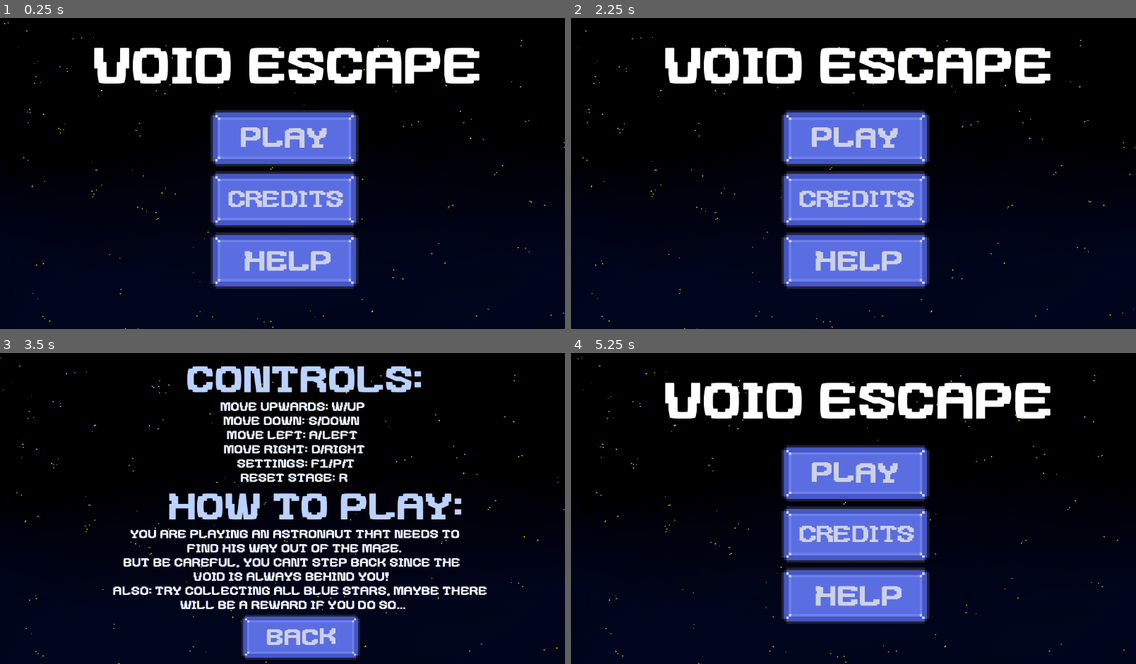
Above: before the commit, frames 1-4 (two rows, left to right).
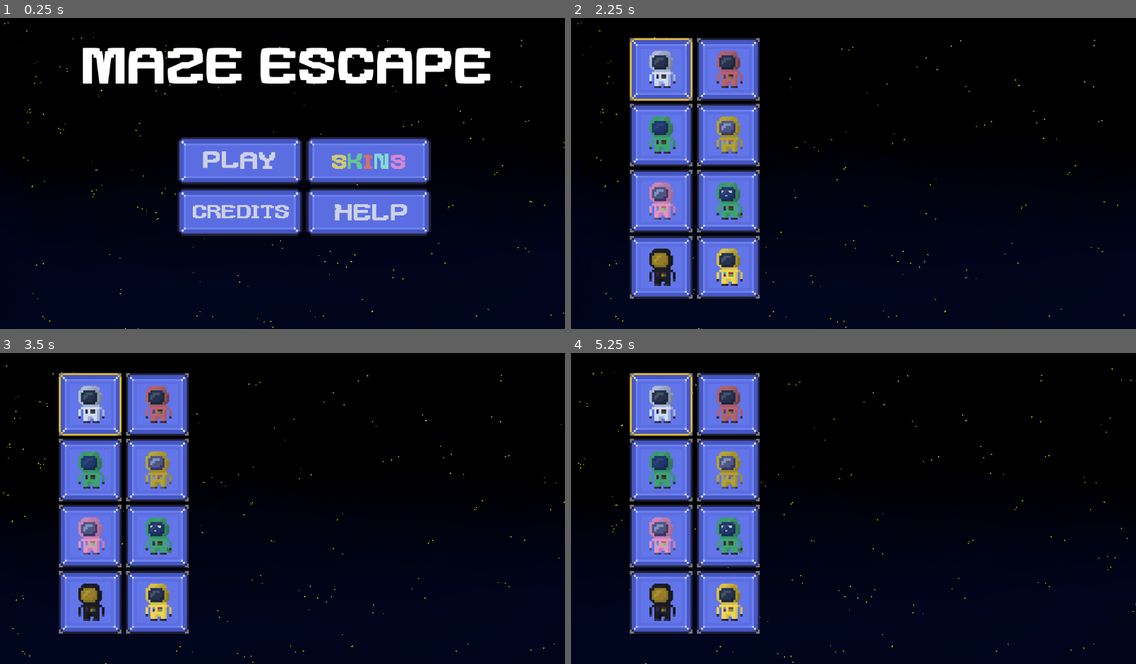
Above: after the commit, the same moments.

Repository: ilsyxn/void-escape
Game: Godot game, scene res://main-menu/main.tscn
Two runs of this game, one before a commit and one after it. Both use one fixed random seed, a clock stepped at 60 frames per second and the inputs below. The engine's default icon, where the game draws it, is replaced by a stand-in: a white triangle on a blue panel in a dark square.
Inputs (mouse positions are in pixels of both pictures, inside the frame that each line leads up to; where the layout moved, square brackets give the same spot in the first picture):
- Up to frame 1 (0.25 s): no input
- Up to frame 2 (2.25 s): click (808, 210) [853, 198] at 0.5 s; click (864, 263) at 1.25 s; click (938, 161) at 2.02 s
- Up to frame 3 (3.5 s): click (282, 595) at 2.77 s
- Up to frame 4 (5.25 s): click (870, 636) at 3.52 s; click (853, 474) at 4.27 s; click (870, 608) at 5.02 s

The runs differ from the first frame. In frame 1, 23% of the frame differs, in the area x 14-87%, y 9-88%; in frame 2, 36%; in frame 3, 33%; in frame 4, 36%, in the area x 1-100%, y 1-100%.

Commit message:
Shop angefangen

Diff:
--- /dev/null
+++ b/assets/audio_stream_player_2d.gd
@@ -0,0 +1,22 @@
+extends AudioStreamPlayer2D
+
+var muted = false
+@onready var staerke = volume_db
+# Called when the node enters the scene tree for the first time.
+func _ready():
+	pass # Replace with function body.
+
+
+# Called every frame. 'delta' is the elapsed time since the previous frame.
+func _process(delta):
+	pass
+
+func _unhandled_input(event):
+		if event.is_action_pressed("mute"):
+			if !muted:
+				staerke = volume_db
+				volume_db = -80
+				muted = true
+			elif muted:
+				volume_db = staerke
+				muted = false
--- a/assets/audio_stream_player_2d.tscn
+++ b/assets/audio_stream_player_2d.tscn
@@ -1,8 +1,10 @@
-[gd_scene load_steps=2 format=3 uid="uid://gn6ob3e8fh87"]
+[gd_scene load_steps=3 format=3 uid="uid://gn6ob3e8fh87"]
 
 [ext_resource type="AudioStream" uid="uid://cl44u6hiuikw4" path="res://assets/ui/void-theme.wav" id="1_qgmkn"]
+[ext_resource type="Script" path="res://assets/audio_stream_player_2d.gd" id="2_ndxa0"]
 
 [node name="AudioStreamPlayer2D" type="AudioStreamPlayer2D"]
 stream = ExtResource("1_qgmkn")
 volume_db = 10.0
 autoplay = true
+script = ExtResource("2_ndxa0")
--- a/assets/tilemap.tres
+++ b/assets/tilemap.tres
@@ -1,8 +1,8 @@
 [gd_resource type="TileSet" load_steps=22 format=3 uid="uid://ofabqlexnqyd"]
 
 [ext_resource type="Texture2D" uid="uid://bybe141iet7t5" path="res://assets/walls.png" id="1_ikhc6"]
-[ext_resource type="Texture2D" uid="uid://c1tf5xvc0wlgi" path="res://assets/character.png" id="2_mulo0"]
-[ext_resource type="Texture2D" uid="uid://dhcsyklmgc7vw" path="res://assets/reward.png" id="3_0qi2v"]
+[ext_resource type="Texture2D" uid="uid://c1tf5xvc0wlgi" path="res://assets/skins/character.png" id="2_mulo0"]
+[ext_resource type="Texture2D" uid="uid://dhcsyklmgc7vw" path="res://assets/skins/reward.png" id="3_0qi2v"]
 [ext_resource type="Texture2D" uid="uid://bojeo7jn1oj78" path="res://assets/walkable.png" id="3_ischc"]
 [ext_resource type="Texture2D" uid="uid://kt6566k2kt3p" path="res://assets/vent.png" id="4_hscha"]
 [ext_resource type="Texture2D" uid="uid://cuk4drn5j60k" path="res://assets/goal1.png" id="5_1smix"]
--- a/assets/ui/hslider.gd
+++ b/assets/ui/hslider.gd
@@ -1,6 +1,8 @@
 extends HSlider
 @export var bus_name : String
 var bus_index: int
+var muted = false
+@onready var staerke = value
 
 # Called when the node enters the scene tree for the first time.
 func _ready():
--- a/main-menu/credits.tscn
+++ b/main-menu/credits.tscn
@@ -32,7 +32,7 @@
 theme_override_fonts/font = ExtResource("2_qfji6")
 theme_override_font_sizes/font_size = 25
 text = "
-                       Authors: Daniel Lehmann, Ileyan Al Jaaf, Yannick Alexander Alsleben
+                                                      Authors: ilsyxn, daniboy03, yannibroth
 
                                                                             font: 1001fonts.com
 
--- a/main-menu/main.gd
+++ b/main-menu/main.gd
@@ -15,3 +15,7 @@
 
 func _on_help_pressed():
 	get_tree().change_scene_to_file("res://main-menu/help_menu.tscn")
+
+
+func _on_skins_pressed():
+	get_tree().change_scene_to_file("res://main-menu/skins.tscn")
--- a/main-menu/main.tscn
+++ b/main-menu/main.tscn
@@ -6,6 +6,7 @@
 [ext_resource type="Texture2D" uid="uid://cbpacxkbolutw" path="res://assets/buttons/play.png" id="4_sy6vp"]
 [ext_resource type="Texture2D" uid="uid://cod2mt545cusy" path="res://assets/buttons/credits.png" id="5_5p3ea"]
 [ext_resource type="Texture2D" uid="uid://btcywrpalqh3" path="res://assets/buttons/play-pressed.png" id="5_j8xf5"]
+[ext_resource type="Texture2D" uid="uid://byaocxy2qrubc" path="res://assets/skin-button.png" id="6_47tk5"]
 [ext_resource type="Texture2D" uid="uid://bsxiytx56pjc0" path="res://assets/buttons/credits-pressed.png" id="7_l1t1k"]
 [ext_resource type="Texture2D" uid="uid://cr76rfr8ihm61" path="res://assets/buttons/help.png" id="8_klbfv"]
 [ext_resource type="Texture2D" uid="uid://1prwvn67u1cy" path="res://assets/buttons/help-pressed.png" id="9_qr0ql"]
@@ -29,30 +30,41 @@
 size_flags_vertical = 1
 theme_override_fonts/font = ExtResource("3_iqkhg")
 theme_override_font_sizes/font_size = 110
-text = "Void Escape"
+text = "maze Escape"
 
 [node name="VBoxContainer" type="VBoxContainer" parent="."]
-offset_left = 429.0
-offset_top = 201.0
-offset_right = 550.0
-offset_bottom = 347.0
-scale = Vector2(2.5, 2.5)
+offset_left = 362.0
+offset_top = 256.0
+offset_right = 608.0
+offset_bottom = 402.0
+scale = Vector2(2.1, 2.1)
 
-[node name="Play" type="TextureButton" parent="VBoxContainer"]
+[node name="HBoxContainer" type="HBoxContainer" parent="VBoxContainer"]
+layout_mode = 2
+
+[node name="Play" type="TextureButton" parent="VBoxContainer/HBoxContainer"]
 layout_mode = 2
 texture_normal = ExtResource("4_sy6vp")
 texture_pressed = ExtResource("5_j8xf5")
 
-[node name="Credits" type="TextureButton" parent="VBoxContainer"]
+[node name="Skins" type="TextureButton" parent="VBoxContainer/HBoxContainer"]
+layout_mode = 2
+texture_normal = ExtResource("6_47tk5")
+
+[node name="HBoxContainer2" type="HBoxContainer" parent="VBoxContainer"]
+layout_mode = 2
+
+[node name="Credits" type="TextureButton" parent="VBoxContainer/HBoxContainer2"]
 layout_mode = 2
 texture_normal = ExtResource("5_5p3ea")
 texture_pressed = ExtResource("7_l1t1k")
 
-[node name="Help" type="TextureButton" parent="VBoxContainer"]
+[node name="Help" type="TextureButton" parent="VBoxContainer/HBoxContainer2"]
 layout_mode = 2
 texture_normal = ExtResource("8_klbfv")
 texture_pressed = ExtResource("9_qr0ql")
 
-[connection signal="pressed" from="VBoxContainer/Play" to="." method="_on_play_pressed"]
-[connection signal="pressed" from="VBoxContainer/Credits" to="." method="_on_credits_pressed"]
-[connection signal="pressed" from="VBoxContainer/Help" to="." method="_on_help_pressed"]
+[connection signal="pressed" from="VBoxContainer/HBoxContainer/Play" to="." method="_on_play_pressed"]
+[connection signal="pressed" from="VBoxContainer/HBoxContainer/Skins" to="." method="_on_skins_pressed"]
+[connection signal="pressed" from="VBoxContainer/HBoxContainer2/Credits" to="." method="_on_credits_pressed"]
+[connection signal="pressed" from="VBoxContainer/HBoxContainer2/Help" to="." method="_on_help_pressed"]
--- /dev/null
+++ b/main-menu/shop_selection.gd
@@ -0,0 +1,37 @@
+extends Node2D
+@onready var slots = [$VBoxContainer/HBoxContainer/Slot, $VBoxContainer/HBoxContainer/Slot2,
+ $VBoxContainer/HBoxContainer2/Slot3, $VBoxContainer/HBoxContainer2/Slot4,
+ $VBoxContainer/HBoxContainer3/Slot5, $VBoxContainer/HBoxContainer3/Slot6,
+ $VBoxContainer/HBoxContainer4/Slot7, $VBoxContainer/HBoxContainer4/Slot8]
+@onready var counter = 0
+@onready var selectedSlot = slots[0]
+
+# Called when the node enters the scene tree for the first time.
+func _ready():
+	selectedSlot.selected = true
+
+
+# Called every frame. 'delta' is the elapsed time since the previous frame.
+func _process(delta):
+	pass
+
+func _unhandled_input(event):
+		if event.is_action_pressed("right"):
+			switchSlot(false)
+		elif event.is_action_pressed("left"):
+			switchSlot(true)
+
+func switchSlot(left: bool):
+	slots[counter].selected = false
+	if left:
+		if counter == 0:
+			counter = 7
+		else:
+			counter -= 1
+	elif !left:
+		if counter == 7:
+			counter = 0
+		else:
+			counter += 1
+	selectedSlot = slots[counter]
+	selectedSlot.selected = true
--- /dev/null
+++ b/main-menu/shop_selection.tscn
@@ -0,0 +1,65 @@
+[gd_scene load_steps=11 format=3 uid="uid://hsr2iv3c6g64"]
+
+[ext_resource type="Script" path="res://main-menu/shop_selection.gd" id="1_0ulxv"]
+[ext_resource type="PackedScene" uid="uid://wmiwgf778der" path="res://main-menu/slot.tscn" id="1_fykkm"]
+[ext_resource type="Texture2D" uid="uid://c1tf5xvc0wlgi" path="res://assets/skins/character.png" id="2_7l4gf"]
+[ext_resource type="Texture2D" uid="uid://bsjxm8pflp8ce" path="res://assets/skins/red.png" id="3_5vihs"]
+[ext_resource type="Texture2D" uid="uid://dx30hlwp278bj" path="res://assets/skins/green.png" id="5_d7wbe"]
+[ext_resource type="Texture2D" uid="uid://cmfakq4frgstt" path="res://assets/skins/yellow.png" id="6_316ue"]
+[ext_resource type="Texture2D" uid="uid://c0r5762xk2ejk" path="res://assets/skins/pink.png" id="7_mmdgw"]
+[ext_resource type="Texture2D" uid="uid://d08gfgxydpyc8" path="res://assets/skins/dino.png" id="8_iq5k5"]
+[ext_resource type="Texture2D" uid="uid://dieucui0ixeoq" path="res://assets/skins/black.png" id="9_1m4po"]
+[ext_resource type="Texture2D" uid="uid://dhcsyklmgc7vw" path="res://assets/skins/reward.png" id="10_jnjcq"]
+
+[node name="ShopSelection" type="Node2D"]
+script = ExtResource("1_0ulxv")
+
+[node name="VBoxContainer" type="VBoxContainer" parent="."]
+offset_left = 158.0
+offset_top = 193.0
+offset_right = 198.0
+offset_bottom = 233.0
+scale = Vector2(2, 2)
+
+[node name="HBoxContainer" type="HBoxContainer" parent="VBoxContainer"]
+layout_mode = 2
+
+[node name="Slot" parent="VBoxContainer/HBoxContainer" instance=ExtResource("1_fykkm")]
+image = ExtResource("2_7l4gf")
+
+[node name="Slot2" parent="VBoxContainer/HBoxContainer" instance=ExtResource("1_fykkm")]
+position = Vector2(68.5, 0)
+image = ExtResource("3_5vihs")
+
+[node name="HBoxContainer2" type="HBoxContainer" parent="VBoxContainer"]
+layout_mode = 2
+
+[node name="Slot3" parent="VBoxContainer/HBoxContainer2" instance=ExtResource("1_fykkm")]
+position = Vector2(0, 63)
+image = ExtResource("5_d7wbe")
+
+[node name="Slot4" parent="VBoxContainer/HBoxContainer2" instance=ExtResource("1_fykkm")]
+position = Vector2(68.5, 63)
+image = ExtResource("6_316ue")
+
+[node name="HBoxContainer3" type="HBoxContainer" parent="VBoxContainer"]
+layout_mode = 2
+
+[node name="Slot5" parent="VBoxContainer/HBoxContainer3" instance=ExtResource("1_fykkm")]
+position = Vector2(0, 126.5)
+image = ExtResource("7_mmdgw")
+
+[node name="Slot6" parent="VBoxContainer/HBoxContainer3" instance=ExtResource("1_fykkm")]
+position = Vector2(68.5, 126.5)
+image = ExtResource("8_iq5k5")
+
+[node name="HBoxContainer4" type="HBoxContainer" parent="VBoxContainer"]
+layout_mode = 2
+
+[node name="Slot7" parent="VBoxContainer/HBoxContainer4" instance=ExtResource("1_fykkm")]
+position = Vector2(0, 190)
+image = ExtResource("9_1m4po")
+
+[node name="Slot8" parent="VBoxContainer/HBoxContainer4" instance=ExtResource("1_fykkm")]
+position = Vector2(68.5, 190)
+image = ExtResource("10_jnjcq")
--- /dev/null
+++ b/main-menu/skins.tscn
@@ -0,0 +1,11 @@
+[gd_scene load_steps=3 format=3 uid="uid://dykkf6bnq4b8r"]
+
+[ext_resource type="PackedScene" uid="uid://c2g1xhq21x1mf" path="res://main-menu/background.tscn" id="1_l78hx"]
+[ext_resource type="PackedScene" uid="uid://hsr2iv3c6g64" path="res://main-menu/shop_selection.tscn" id="2_txfsi"]
+
+[node name="Skins" type="Node2D"]
+
+[node name="Background" parent="." instance=ExtResource("1_l78hx")]
+
+[node name="ShopSelection" parent="." instance=ExtResource("2_txfsi")]
+position = Vector2(26, -75)
--- /dev/null
+++ b/main-menu/slot.gd
@@ -0,0 +1,24 @@
+extends Node2D
+
+@onready var selected : bool = false
+@onready var img = $Img
+@onready var background = $Img/Background
+@onready var skin = $Img/Skin
+
+@export var image : Texture2D
+
+# Called when the node enters the scene tree for the first time.
+func _ready():
+	skin.texture = image
+	if selected:
+		img.texture = preload("res://assets/skins/slot-selected.png")
+	elif !selected:
+		img.texture = preload("res://assets/skins/slot.png")
+
+
+# Called every frame. 'delta' is the elapsed time since the previous frame.
+func _process(delta):
+	if selected:
+		img.texture = preload("res://assets/skins/slot-selected.png")
+	elif !selected:
+		img.texture = preload("res://assets/skins/slot.png")
--- /dev/null
+++ b/main-menu/slot.tscn
@@ -0,0 +1,18 @@
+[gd_scene load_steps=4 format=3 uid="uid://wmiwgf778der"]
+
+[ext_resource type="Script" path="res://main-menu/slot.gd" id="1_8dq2g"]
+[ext_resource type="Texture2D" uid="uid://chpdsnyfc7vms" path="res://assets/skins/slot.png" id="1_s3yat"]
+[ext_resource type="Texture2D" uid="uid://f68xcnilhq47" path="res://assets/skins/background.png" id="2_ksli3"]
+
+[node name="Slot" type="Node2D"]
+script = ExtResource("1_8dq2g")
+
+[node name="Img" type="Sprite2D" parent="."]
+texture = ExtResource("1_s3yat")
+
+[node name="Background" type="Sprite2D" parent="Img"]
+scale = Vector2(1.3, 1.3)
+texture = ExtResource("2_ksli3")
+
+[node name="Skin" type="Sprite2D" parent="Img"]
+scale = Vector2(1.2, 1.2)
--- a/project.godot
+++ b/project.godot
@@ -64,6 +64,11 @@
 , Object(InputEventKey,"resource_local_to_scene":false,"resource_name":"","device":-1,"window_id":0,"alt_pressed":false,"shift_pressed":false,"ctrl_pressed":false,"meta_pressed":false,"pressed":false,"keycode":0,"physical_keycode":84,"key_label":0,"unicode":116,"echo":false,"script":null)
 ]
 }
+mute={
+"deadzone": 0.5,
+"events": [Object(InputEventKey,"resource_local_to_scene":false,"resource_name":"","device":-1,"window_id":0,"alt_pressed":false,"shift_pressed":false,"ctrl_pressed":false,"meta_pressed":false,"pressed":false,"keycode":0,"physical_keycode":77,"key_label":0,"unicode":109,"echo":false,"script":null)
+]
+}
 
 [rendering]
 
Binary file added: assets/skin-button.png
Not shown, changed: assets/skin-button.png.import
Binary file added: assets/skins/background.png
Not shown, added: assets/skins/background.png.import
Binary file added: assets/skins/black.png
Not shown, changed: assets/skins/black.png.import
Renamed: assets/character.png -> assets/skins/character.png
Not shown, added: assets/skins/character.png.import
Binary file added: assets/skins/dino.png
Not shown, added: assets/skins/dino.png.import
Binary file added: assets/skins/green.png
Not shown, added: assets/skins/green.png.import
(and 13 more such lines)
